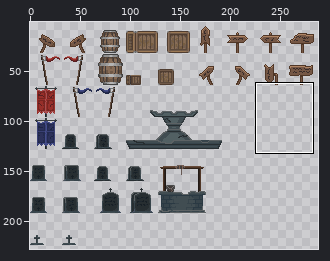
Sprite sheet -- environment/decoration/props.png. Above, an overview of the earlier version with the close-up marked.
Close-up. First the earlier version:
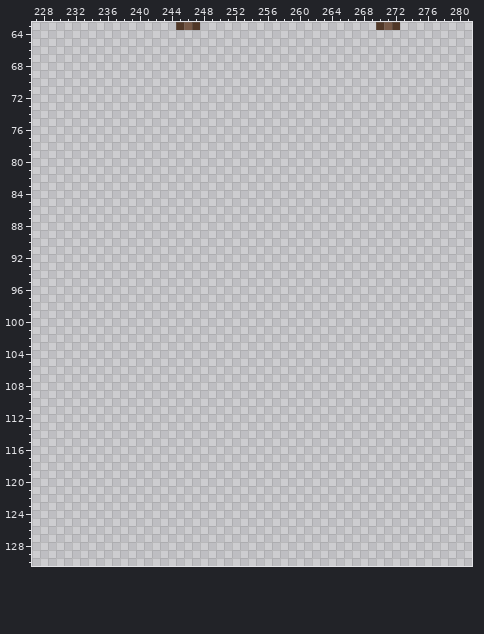
The file is 480x405 pixels. Colours within 5 levels of each other are drawn and written as one. Shown: x 227..281, y 63..130. The wide view leaves out empty margins. The commit also changed other parts of the picture, which this record leaves out.
And afterwards:
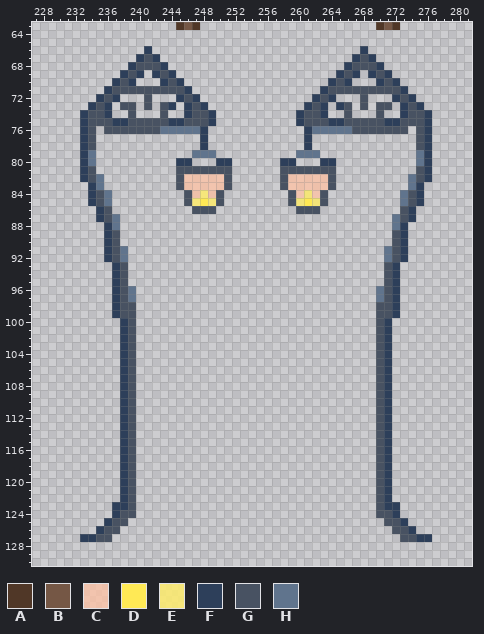
Palette (. is transparent): A #503727  B #755745  C #ffc1a2bc  D #ffe955fe  E #ffec68d0  F #2d3f5a  G #485262  H #60748d
Diff:
@@ x 227..281 @@
  65 .......................................................
- 66 .......................................................
- 67 .......................................................
- 68 .......................................................
- 69 .......................................................
- 70 .......................................................
- 71 .......................................................
- 72 .......................................................
- 73 .......................................................
- 74 .......................................................
- 75 .......................................................
- 76 .......................................................
- 77 .......................................................
- 78 .......................................................
- 79 .......................................................
- 80 .......................................................
- 81 .......................................................
- 82 .......................................................
- 83 .......................................................
- 84 .......................................................
- 85 .......................................................
- 86 .......................................................
- 87 .......................................................
- 88 .......................................................
- 89 .......................................................
- 90 .......................................................
- 91 .......................................................
- 92 .......................................................
- 93 .......................................................
- 94 .......................................................
- 95 .......................................................
- 96 .......................................................
- 97 .......................................................
- 98 .......................................................
- 99 .......................................................
-100 .......................................................
-101 .......................................................
-102 .......................................................
-103 .......................................................
-104 .......................................................
-105 .......................................................
-106 .......................................................
-107 .......................................................
-108 .......................................................
-109 .......................................................
-110 .......................................................
-111 .......................................................
-112 .......................................................
-113 .......................................................
-114 .......................................................
-115 .......................................................
-116 .......................................................
-117 .......................................................
-118 .......................................................
-119 .......................................................
-120 .......................................................
-121 .......................................................
-122 .......................................................
-123 .......................................................
-124 .......................................................
-125 .......................................................
-126 .......................................................
-127 .......................................................
+ 66 ..............F..........................F.............
+ 67 .............FGF........................FGF............
+ 68 ............FGGGF......................FGGGF...........
+ 69 ...........FGF.FGF....................FGF.FGF..........
+ 70 ..........FGF...FGF..................FGF...FGF.........
+ 71 .........FGGGGGGGGGF................FGGGGGGGGGF........
+ 72 ........FGF...G...FGF..............FGF...G...FGF.......
+ 73 .......FGF.GG.G.GF.FGF............FGF.FG.G.GG.FGF......
+ 74 ......FGGF..G...G..FGGF..........FGGF..G...G..FGGF.....
+ 75 ......FGGGFFGGGGGFFGGGF..........FGGGFFGGGGGFFGGGF.....
+ 76 ......FG.GGGGGGGHHHHHF............FHHHHHGGGGGGG.GF.....
+ 77 ......FG.............F............F.............GF.....
+ 78 ......FG.............F............F.............GF.....
+ 79 ......FH............HHH..........HHH............HF.....
+ 80 ......FH..........FF...FF......FF...FF..........HF.....
+ 81 ......FG..........GGGGGGG......GGGGGGG..........GF.....
+ 82 ......FGH.........GCCCCCG......GCCCCCG.........HGF.....
+ 83 .......FH.........GCCCCCG......GCCCCCG.........HF......
+ 84 .......FGH.........GCECG........GCECG.........HGF......
+ 85 .......FGH.........GEDEG........GEDEG.........HGF......
+ 86 ........FG..........GGG..........GGG..........GF.......
+ 87 ........FGH..................................HGF.......
+ 88 .........FH..................................HF........
+ 89 .........FG..................................GF........
+ 90 .........FG..................................GF........
+ 91 .........FGH................................HGF........
+ 92 .........FGH................................HGF........
+ 93 ..........FG................................GF.........
+ 94 ..........FG................................GF.........
+ 95 ..........FG................................GF.........
+ 96 ..........FGH..............................HGF.........
+ 97 ..........FGH..............................HGF.........
+ 98 ..........FGG..............................GGF.........
+ 99 ..........FGG..............................GGF.........
+100 ...........FG..............................GF..........
+101 ...........FG..............................GF..........
+102 ...........FG..............................GF..........
+103 ...........FG..............................GF..........
+104 ...........FG..............................GF..........
+105 ...........FG..............................GF..........
+106 ...........FG..............................GF..........
+107 ...........FG..............................GF..........
+108 ...........FG..............................GF..........
+109 ...........FG..............................GF..........
+110 ...........FG..............................GF..........
+111 ...........FG..............................GF..........
+112 ...........FG..............................GF..........
+113 ...........FG..............................GF..........
+114 ...........FG..............................GF..........
+115 ...........FG..............................GF..........
+116 ...........FG..............................GF..........
+117 ...........FG..............................GF..........
+118 ...........FG..............................GF..........
+119 ...........FG..............................GF..........
+120 ...........FG..............................GF..........
+121 ...........FG..............................GF..........
+122 ...........FG..............................GF..........
+123 ..........FFG..............................GFF.........
+124 ..........FGG..............................GGF.........
+125 .........FGG................................GGF........
+126 ........FGG..................................GGF.......
+127 ......FFGG....................................GGFF.....
 128 .......................................................
Changed places in both close-ups, as pixel boxes (x1, y1, x2, y2):
added: (80, 46, 232, 542)
added: (280, 46, 432, 542)
